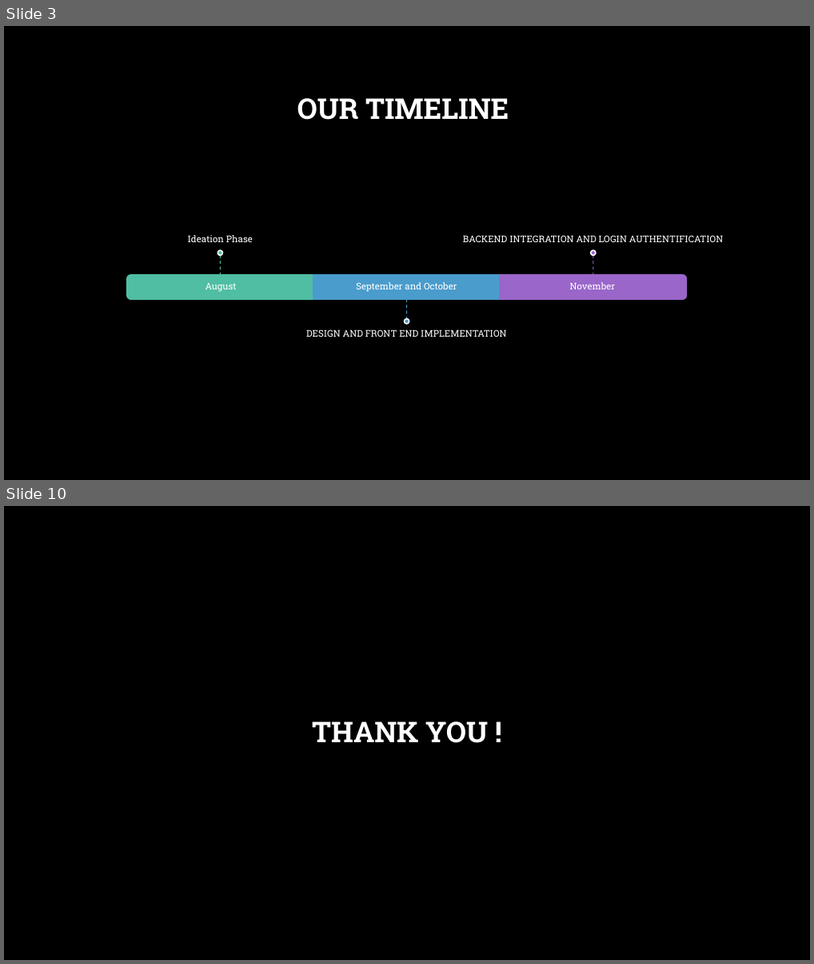
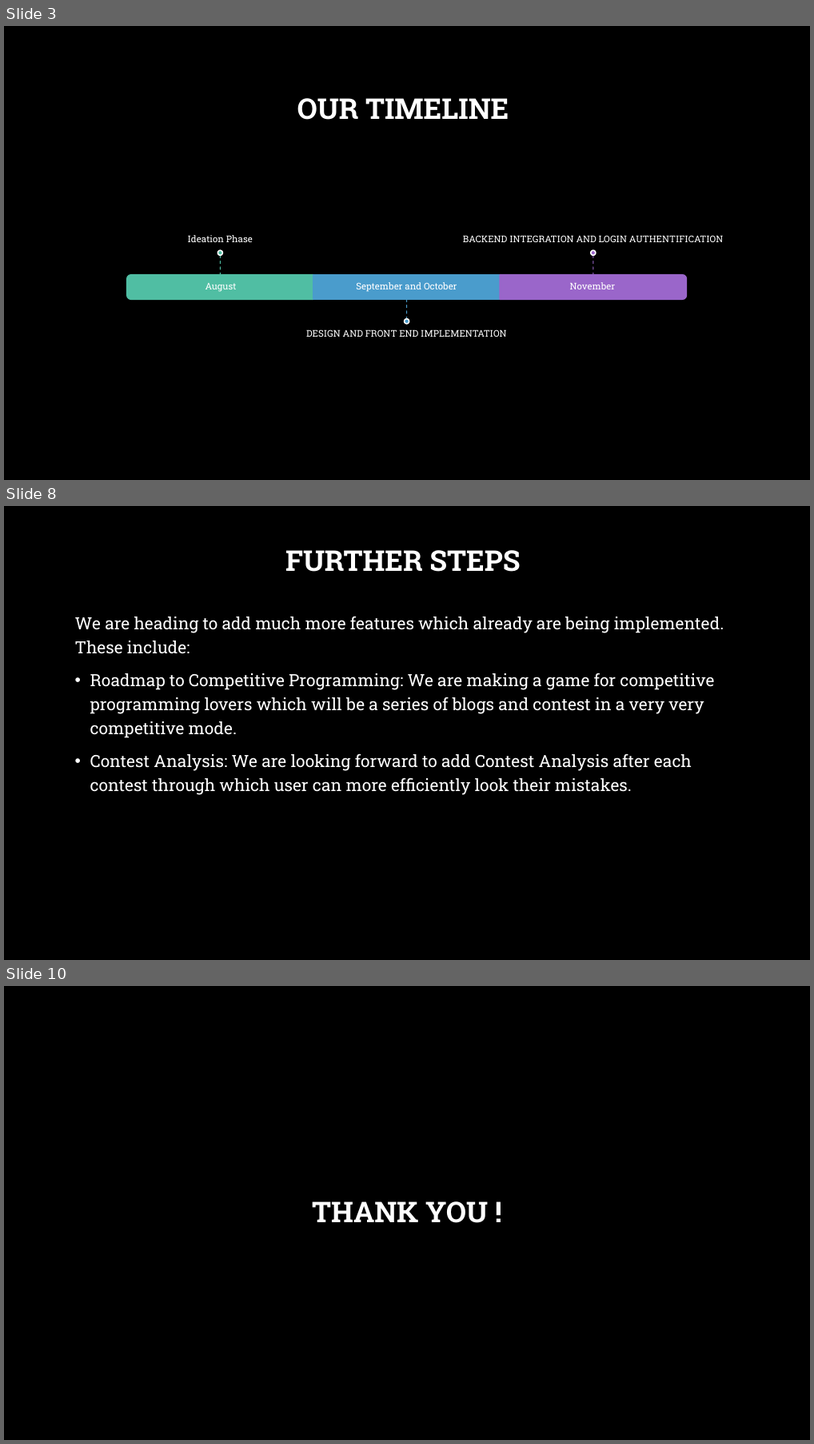
Before and after one commit to abhi-824/Projects-and-Reports-College-, a slide deck: GAME OF CODES.pptx. Shown one above the other, each under a label of ours: slides 3 and 10 before the commit, slides 3, 8 and 10 after it; the slides between them are not shown. The pictures are 814x964 and 814x1444 pixels, drawn with LibreOffice and Linux fonts; fonts in the diff are those of the drawing; background and template pictures are left out. Boxes give left, top, right and bottom in pixels: in the first picture for what was removed or moved away, otherwise in the second. Text is boxed around its words. In the diff, an @@ line names an element or a change of style, - is before the commit and + after.

Commit message:
Final Ppt

```diff
--- a/GAME OF CODES.pptx
+++ b/GAME OF CODES.pptx
@@ slide 8 added at [4, 506, 810, 960], background picture (left out) @@
@@ title added at [286, 550, 520, 572], 34 pt, text #FFFFFF, bold @@
+FURTHER STEPS
@@ text added at [75, 616, 725, 795], 20 pt, text #FFFFFF @@
+We are heading to add much more features which already are being implemented. These include:
+• Roadmap to Competitive Programming: We are making a game for competitive programming lovers which will be a series of blogs and contest in a very very competitive mode.
+• Contest Analysis: We are looking forward to add Contest Analysis after each contest through which user can more efficiently look their mistakes.
```
Also in this commit, not shown: 6 slides changed, 1 slide removed.
